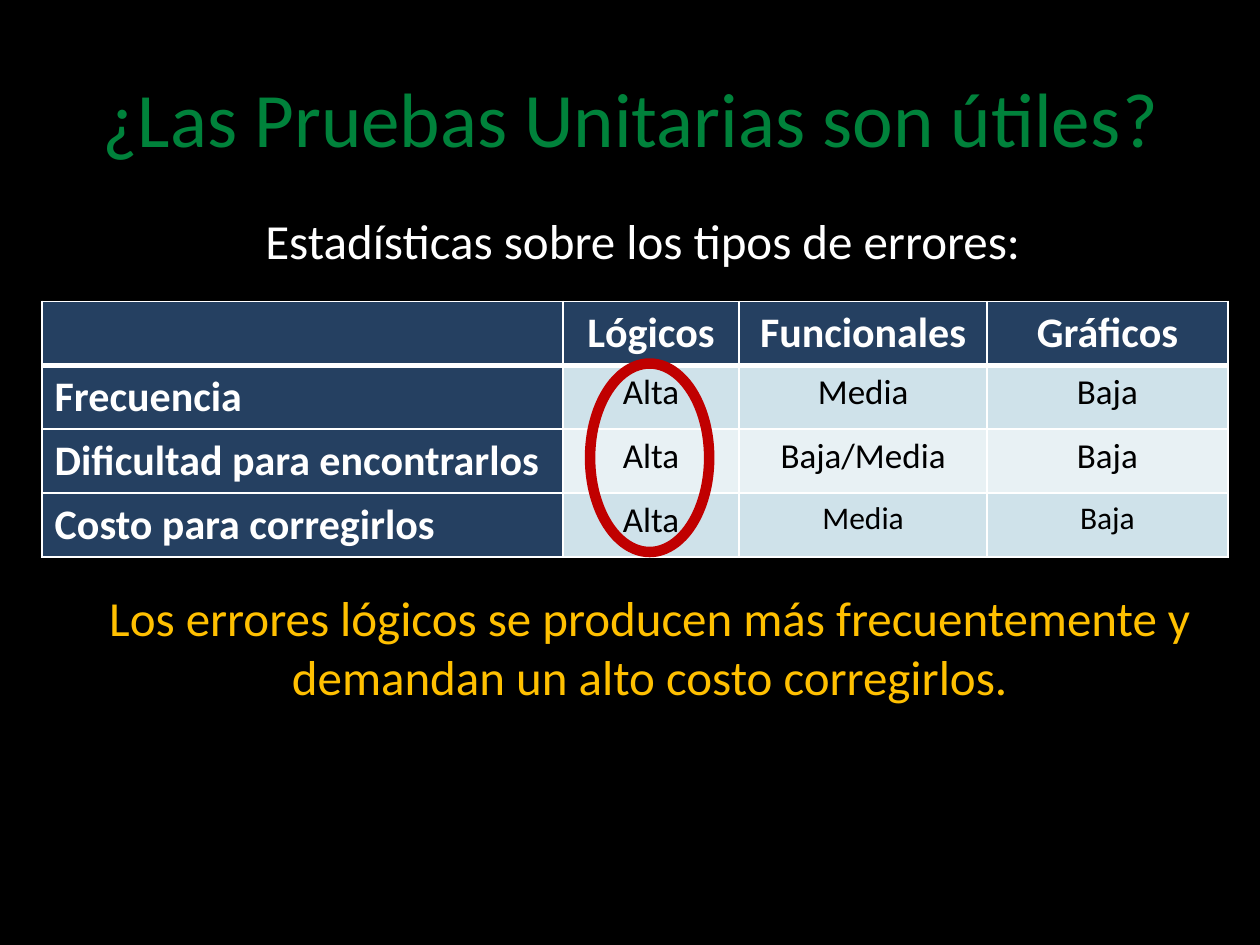
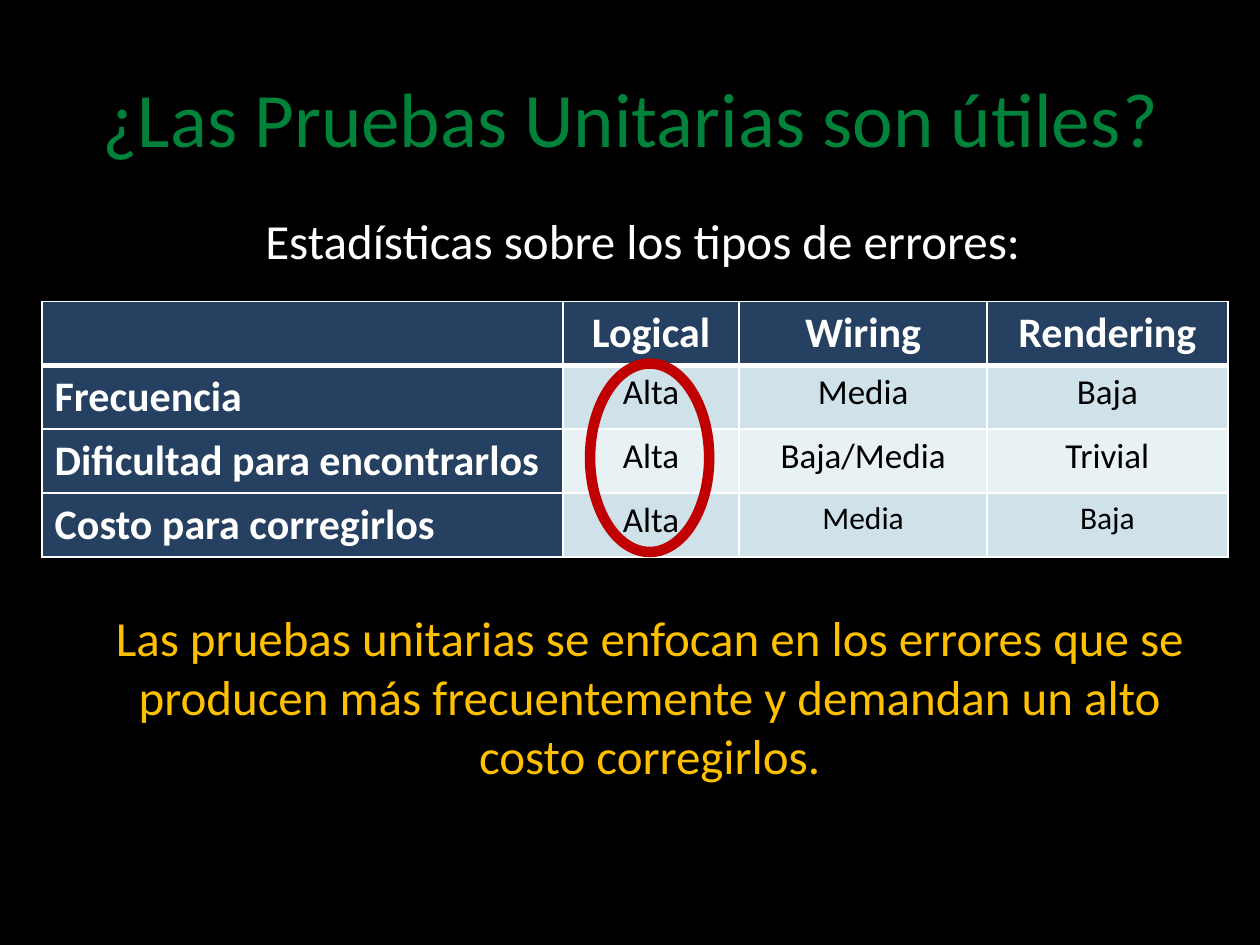
Before and after one commit to angelnunezsalazar/Test-Automation-NET, a slide deck: slide 29 of Diapositivas/1. Unit Testing.pptx (slide 27 before the commit). Drawn at 1260x945 pixels with LibreOffice and Linux fonts; fonts in the diff are those of the drawing; background and template pictures are left out. Boxes give left, top, right and bottom in pixels: in the first picture for what was removed or moved away, otherwise in the second. Text is boxed around its words. In the diff, an @@ line names an element or a change of style, - is before the commit and + after.

```diff
--- a/Diapositivas/1. Unit Testing.pptx
+++ b/Diapositivas/1. Unit Testing.pptx
@@ table at bbox=[42, 301, 1227, 553] @@
-row 1:  | Lógicos | Funcionales | Gráficos
+row 1:  | Logical | Wiring | Rendering
-row 3, column 4: Baja
+row 3, column 4: Trivial
@@ text at bbox=[116, 622, 1183, 783]: text changed @@
-Los errores lógicos se producen más frecuentemente y demandan un alto costo corregirlos.
+Las pruebas unitarias se enfocan en los errores que se producen más frecuentemente y demandan un alto costo corregirlos.
```
Also in this commit, not shown: 5 other slides changed, 4 slides added, 3 slides removed, 2 other files.
